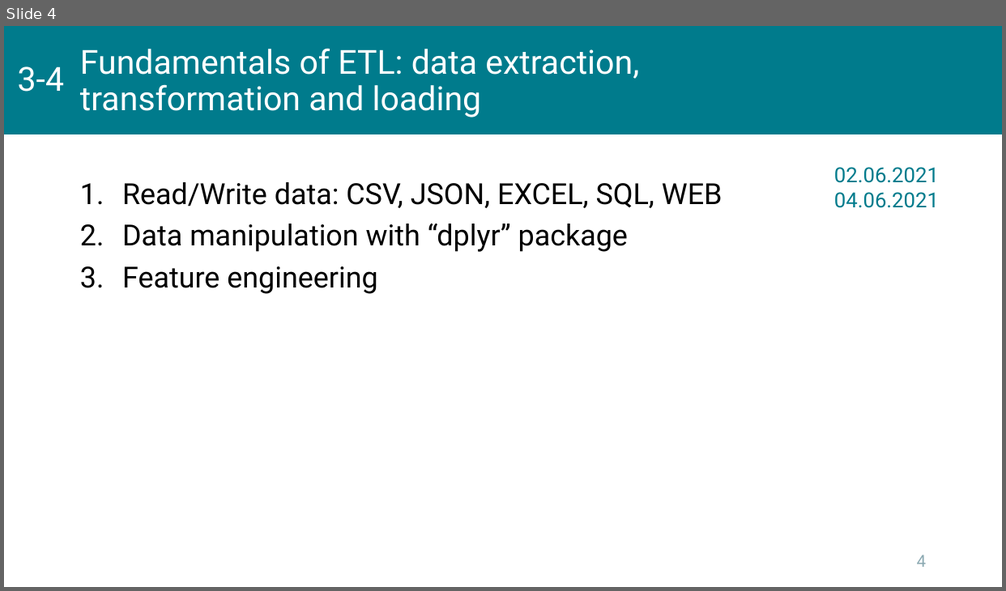
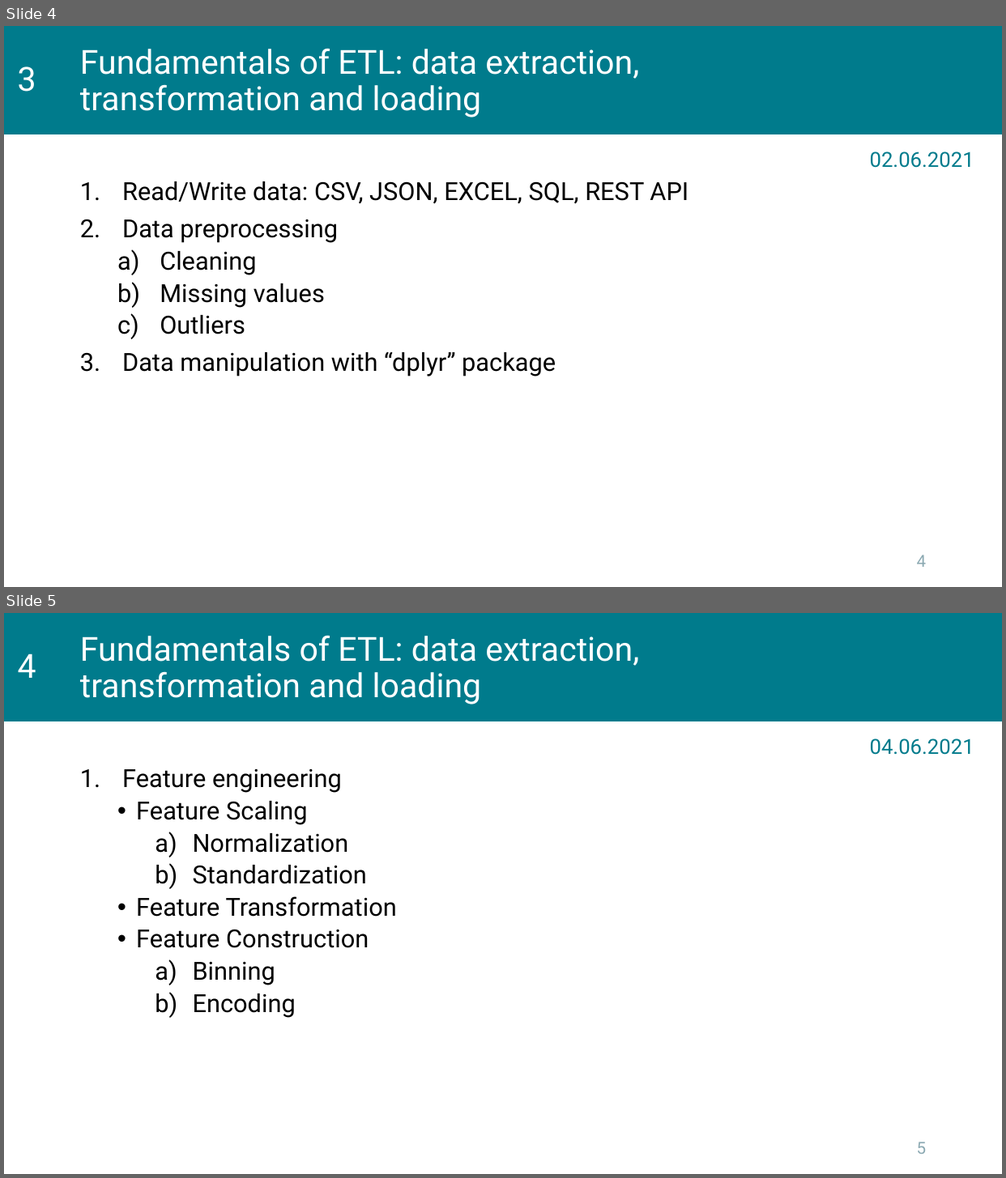
Before and after one commit to kleban/r-course-eng, a slide deck: pptx/00_Course.pptx. Shown one above the other, each under a label of ours: slide 4 before the commit, slides 4 and 5 after it. The pictures are 1006x591 and 1006x1178 pixels, drawn with LibreOffice and Linux fonts; fonts in the diff are those of the drawing; background and template pictures are left out. Boxes give left, top, right and bottom in pixels: in the first picture for what was removed or moved away, otherwise in the second. Text is boxed around its words. In the diff, an @@ line names an element or a change of style, - is before the commit and + after.

```diff
--- a/pptx/00_Course.pptx
+++ b/pptx/00_Course.pptx
@@ slide 5 added at box(4, 613, 1002, 1174), background #FFFFFF; not listed: 1 template element that a slide beside it also shows @@
@@ title added at box(80, 635, 639, 705), 32 pt, text #FFFFFF @@
+Fundamentals of ETL: data extraction, transformation and loading
@@ text added at box(18, 653, 36, 678), 32 pt, text #FFFFFF @@
+4
@@ text added at box(870, 739, 974, 755), 20 pt, text #007B8C @@
+04.06.2021
@@ text added at box(122, 769, 397, 1018), 24 pt, text #000000 @@
+1. Feature engineering
+  • Feature Scaling
+    a) Normalization
+    b) Standardization
+  • Feature Transformation
+  • Feature Construction
+    a) Binning
+    b) Encoding
@@ page number added at box(917, 1142, 927, 1154), 16 pt, text #8CA9B2 @@
+5
@@ slide 4 changed as well @@
@@ text at box(18, 66, 36, 92): text changed @@
-3-4
+3
@@ text "02.06.2021": place and size @@
-text "02.06.2021" at box(834, 167, 939, 208)
+text "02.06.2021" at box(870, 152, 974, 168)
@@ text at box(122, 182, 688, 335): text changed; size 28 to 24 pt @@
-1. Read/Write data: CSV, JSON, EXCEL, SQL, WEB
+1. Read/Write data: CSV, JSON, EXCEL, SQL, REST API
+2. Data preprocessing
+  a) Cleaning
+  b) Missing values
+  c) Outliers
@@ text at box(834, 192, 939, 208): paragraph removed @@
-04.06.2021
@@ text at box(122, 267, 377, 294): paragraph removed @@
-3. Feature engineering
@@ text at box(122, 352, 556, 377): size 28 to 24 pt in "Data manipulation with “dplyr” package" @@
```
Also in this commit, not shown: 7 other slides changed.
